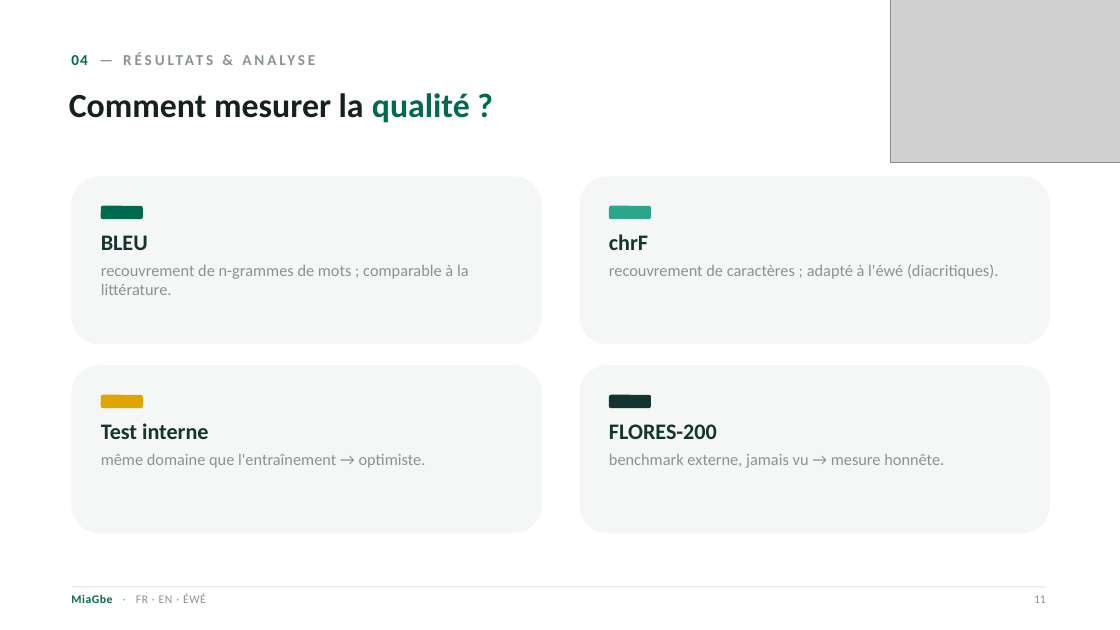
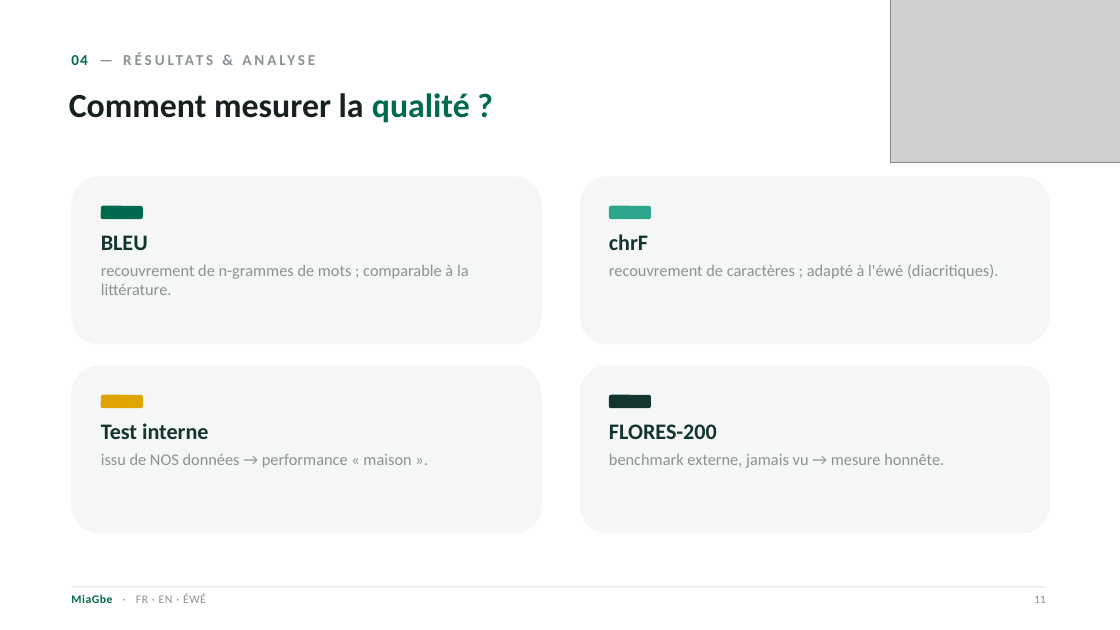
Before and after one commit to richkombate/miagbe_traduction_eng_fr_ewe-, a slide deck: slide 11 of MiaGbe_Presentation_v2.pptx. Drawn at 1120x630 pixels with LibreOffice and Linux fonts; fonts in the diff are those of the drawing; grey boxes stand for pictures. Boxes give left, top, right and bottom in pixels: in the first picture for what was removed or moved away, otherwise in the second. Text is boxed around its words. In the diff, an @@ line names an element or a change of style, - is before the commit and + after.

```diff
--- a/MiaGbe_Presentation_v2.pptx
+++ b/MiaGbe_Presentation_v2.pptx
@@ text at (101, 454, 411, 468): text changed @@
-même domaine que l'entraînement → optimiste.
+issu de NOS données → performance « maison ».
```
Also in this commit, not shown: 5 other slides changed, 1 slide added, 2 other files.
